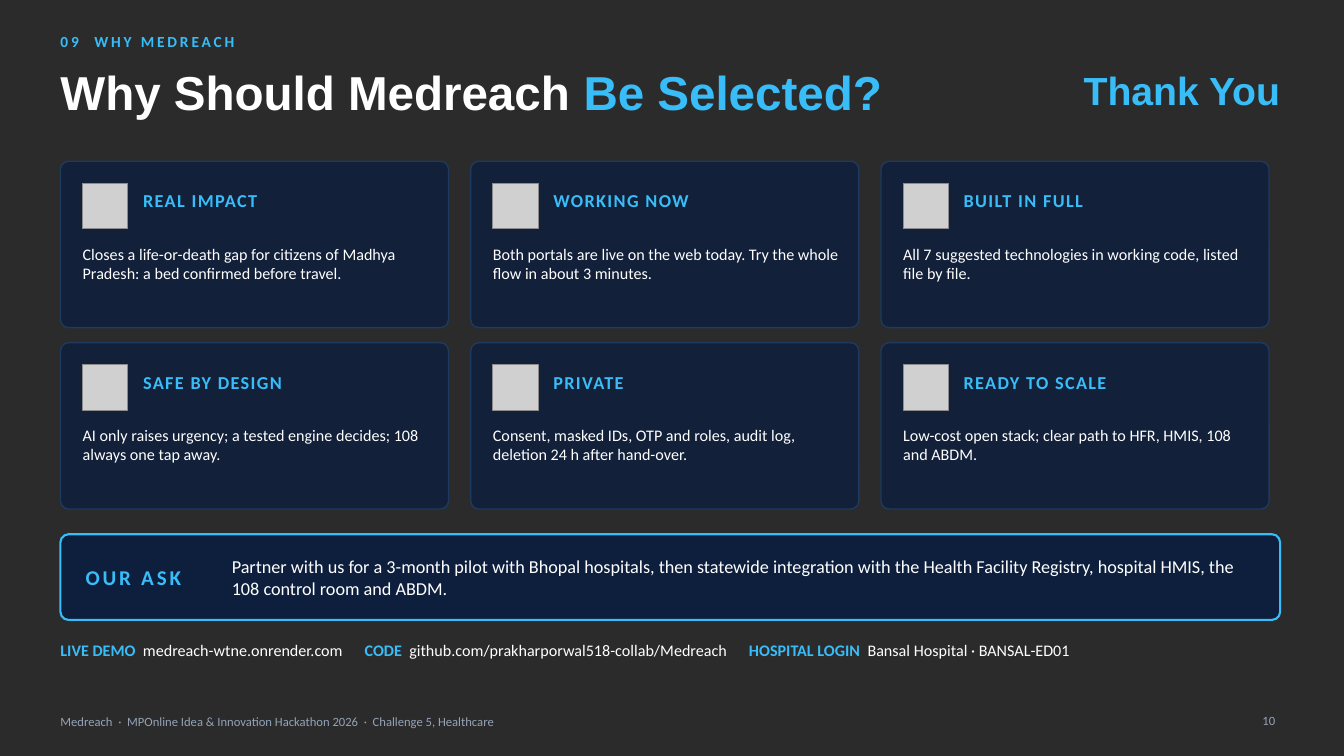
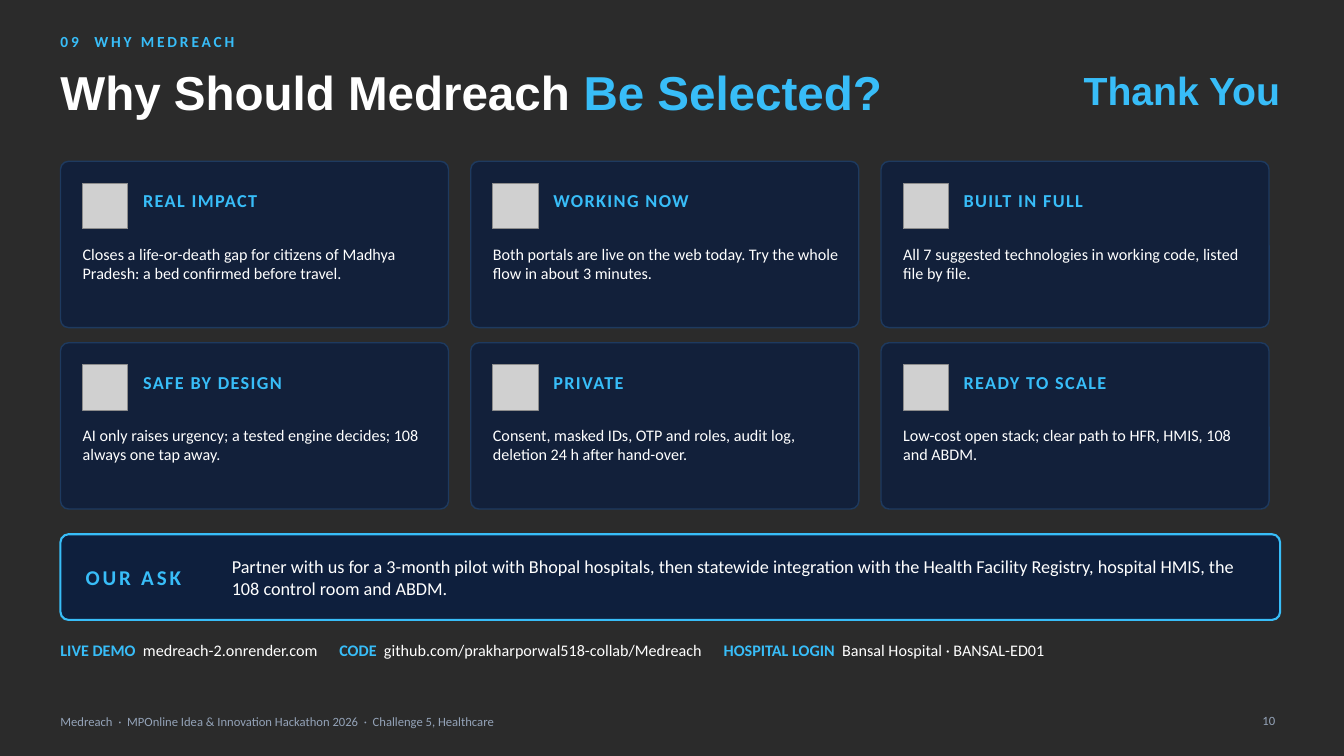
Before and after one commit to prakharporwal518-collab/Medreach, a slide deck: slide 10 of public/downloads/Medreach-Presentation-Final-Dark.pptx. Drawn at 1344x756 pixels with LibreOffice and Linux fonts; fonts in the diff are those of the drawing; grey boxes stand for pictures; background and template pictures are left out; a plain dark background stands for a picture behind light text. Boxes give left, top, right and bottom in pixels: in the first picture for what was removed or moved away, otherwise in the second. Text is boxed around its words. In the diff, an @@ line names an element or a change of style, - is before the commit and + after.

```diff
--- a/public/downloads/Medreach-Presentation-Final-Dark.pptx
+++ b/public/downloads/Medreach-Presentation-Final-Dark.pptx
@@ text at [60,645,1044,659]: text changed @@
-LIVE DEMO medreach-wtne.onrender.com CODE github.com/prakharporwal518-collab/Medreach HOSPITAL LOGIN Bansal Hospital · BANSAL-ED01
+LIVE DEMO medreach-2.onrender.com CODE github.com/prakharporwal518-collab/Medreach HOSPITAL LOGIN Bansal Hospital · BANSAL-ED01
```
Also in this commit, not shown: 2 other slides changed, 36 other files.
